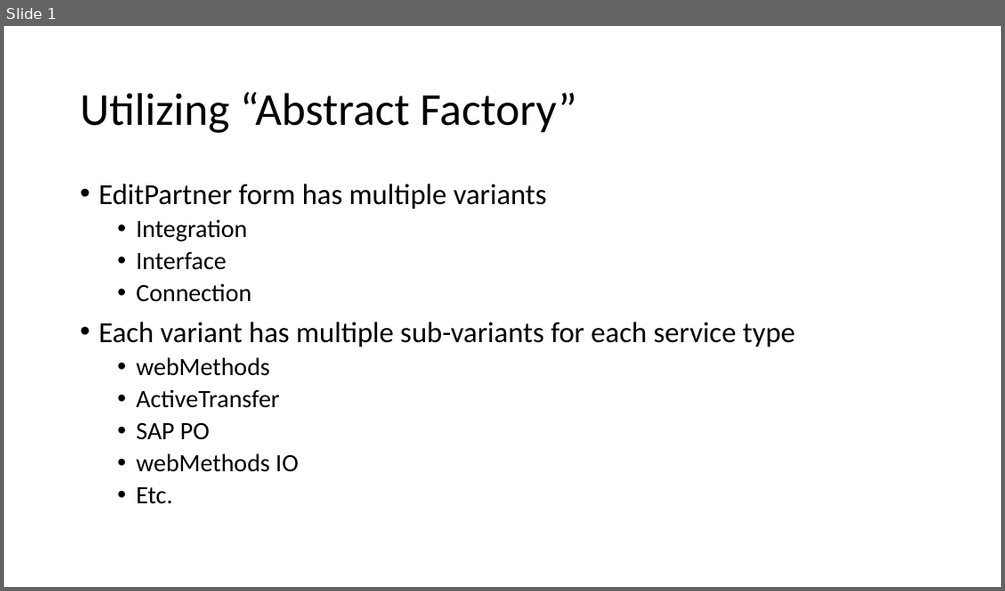
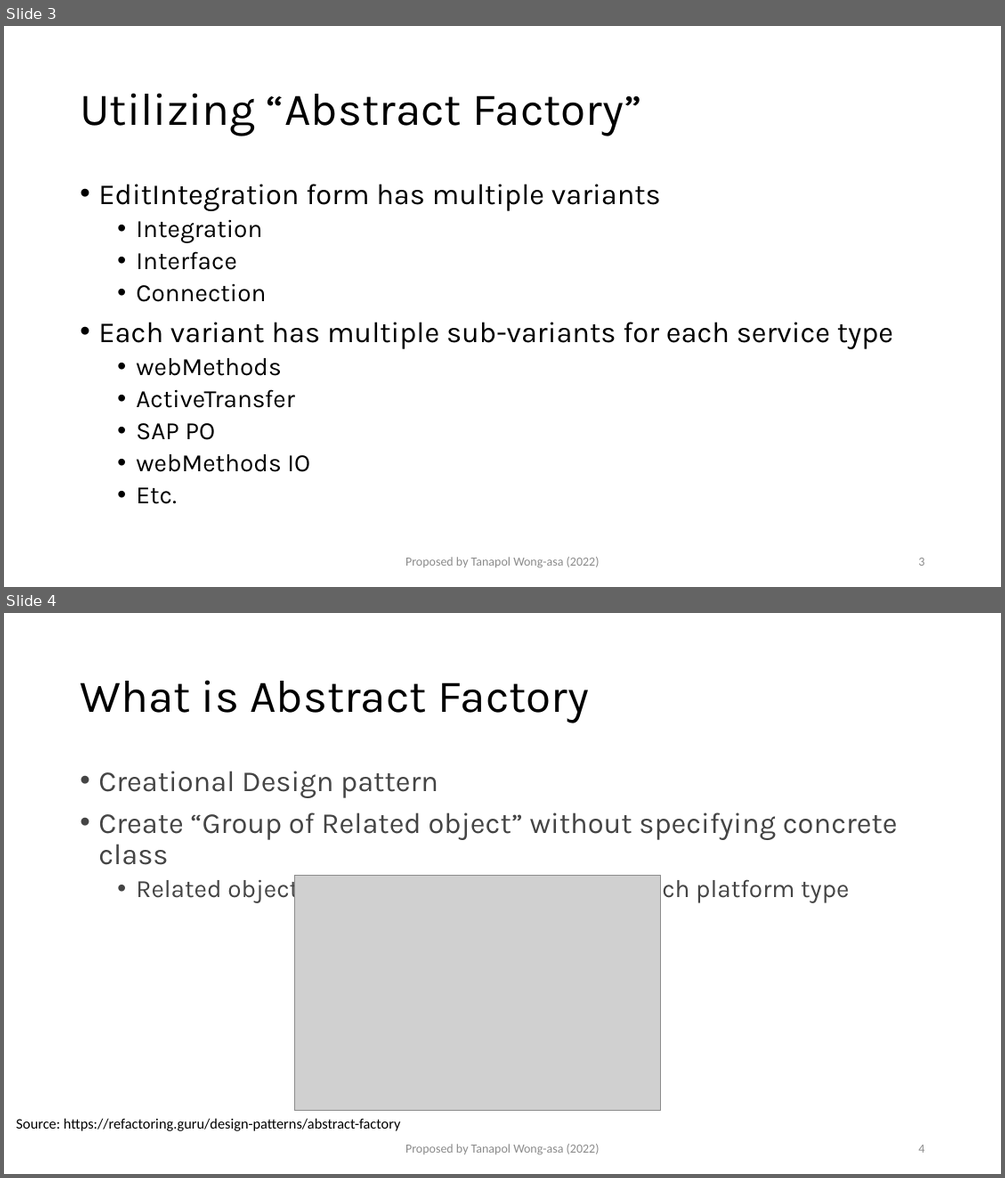
Before and after one commit to TanapolWong-asa/abstract-factory-form, a slide deck: diagrams/NewFormDesign.pptx. Shown one above the other, each under a label of ours: slide 1 before the commit, slides 3 and 4 after it. The pictures are 1005x591 and 1005x1178 pixels, drawn with LibreOffice and Linux fonts; fonts in the diff are those of the drawing; grey boxes stand for pictures. Boxes give left, top, right and bottom in pixels: in the first picture for what was removed or moved away, otherwise in the second. Text is boxed around its words. In the diff, an @@ line names an element or a change of style, - is before the commit and + after.

```diff
--- a/diagrams/NewFormDesign.pptx
+++ b/diagrams/NewFormDesign.pptx
@@ slide 4 added at [4,613,1001,1174], background #FFFFFF @@
@@ title added at [80,680,589,722], 44 pt, text #000000 @@
+What is Abstract Factory
@@ text added at [98,771,898,903], 28 pt, text #444444 @@
+• Creational Design pattern
+• Create “Group of Related object” without specifying concrete class
+  • Related object => Integration stage form for each platform type
@@ picture added at [294,875,661,1111] @@
@@ text added at [16,1118,401,1131], 14 pt, text #000000 @@
+Source: https://refactoring.guru/design-patterns/abstract-factory
@@ text added at [405,1143,599,1155], 12 pt, text #8C8C8C @@
+Proposed by Tanapol Wong-asa (2022)
@@ page number added at [918,1144,924,1152], 12 pt, text #8C8C8C @@
+4
@@ what was slide 1 is now slide 3 @@
@@ slide 3 changed as well @@
@@ title "Utilizing “Abstract Factory”" at [80,93,642,135]: font Calibri to Karla @@
@@ text at [98,184,661,211]: text changed; font Calibri to Karla @@
-• EditPartner form has multiple variants
+• EditIntegration form has multiple variants
@@ text at [98,219,893,504]: font Calibri to Karla in "Integration", "Interface", "Connection", "Each variant has multiple sub-variants for each ..." and 5 more places @@
@@ text added at [405,556,599,568], 12 pt, text #8C8C8C @@
+Proposed by Tanapol Wong-asa (2022)
@@ page number added at [918,557,924,565], 12 pt, text #8C8C8C @@
+3
```
Also in this commit, not shown: 4 other slides changed, 16 other slides added, 5 other files.
